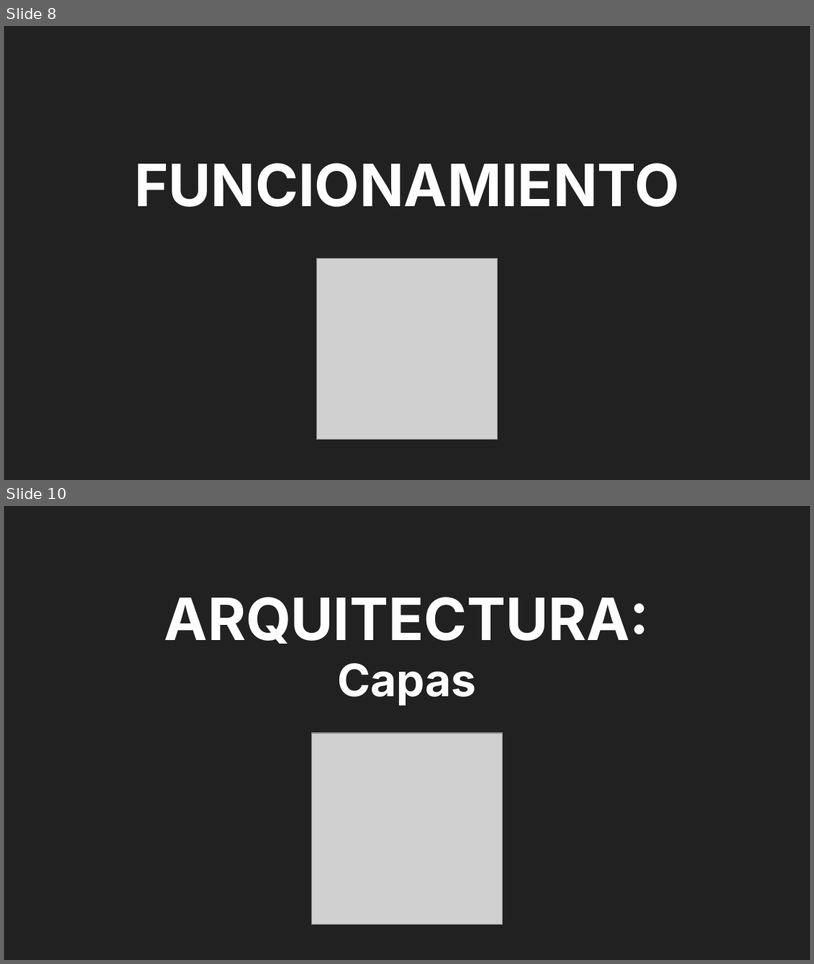
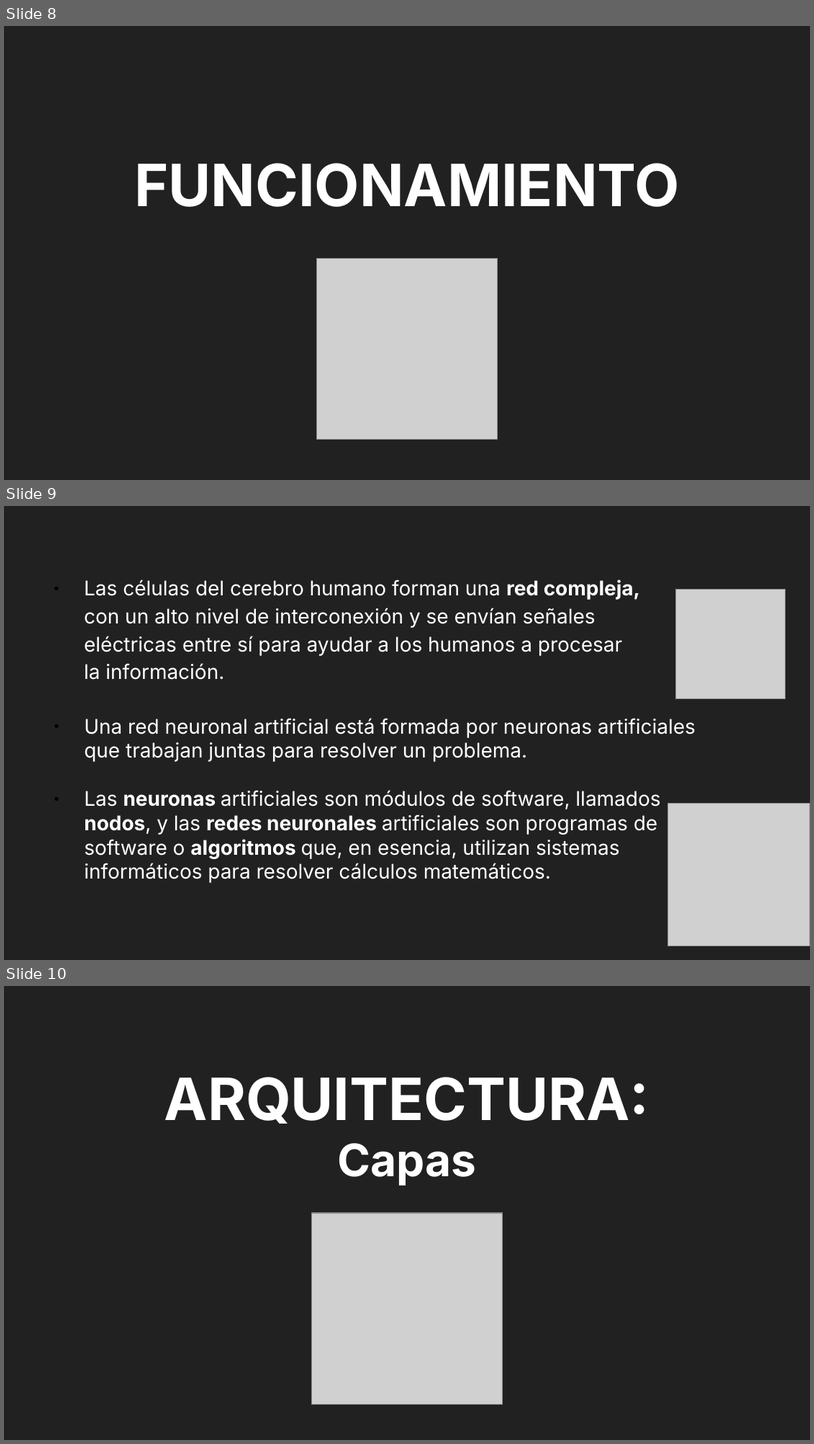
Before and after one commit to VataUTN/Deteccion_de_Figuras_Geometricas, a slide deck: Parcial MI.odp. Shown one above the other, each under a label of ours: slides 8 and 10 before the commit, slides 8, 9 and 10 after it; the slides between them are not shown. The pictures are 814x964 and 814x1444 pixels, drawn with LibreOffice and Linux fonts; fonts in the diff are those of the drawing; grey boxes stand for pictures. Boxes give left, top, right and bottom in pixels: in the first picture for what was removed or moved away, otherwise in the second. Text is boxed around its words. In the diff, an @@ line names an element or a change of style, - is before the commit and + after.

```diff
--- a/Parcial MI.odp
+++ b/Parcial MI.odp
@@ slide 9 added at [4, 506, 810, 960], background #212121 @@
@@ text added at [84, 579, 640, 680], 18 pt, text #FFFFFF @@
+● Las células del cerebro humano forman una red compleja, con un alto nivel de interconexión y se envían señales eléctricas entre sí para ayudar a los humanos a procesar la información.
@@ picture added at [676, 589, 786, 699] @@
@@ text added at [84, 718, 696, 883], 18 pt, text #FFFFFF @@
+● Una red neuronal artificial está formada por neuronas artificiales que trabajan juntas para resolver un problema.
+● Las neuronas artificiales son módulos de software, llamados nodos, y las redes neuronales artificiales son programas de software o algoritmos que, en esencia, utilizan sistemas informáticos para resolver cálculos matemáticos.
@@ picture added at [668, 803, 810, 945] @@
```
Also in this commit, not shown: 4 other slides added, 2 slides removed.
